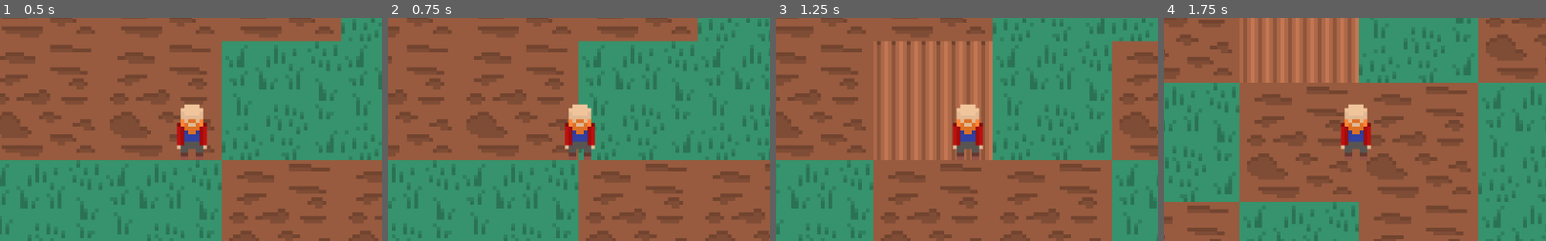
Above: before the commit, frames 1-4 (left to right).
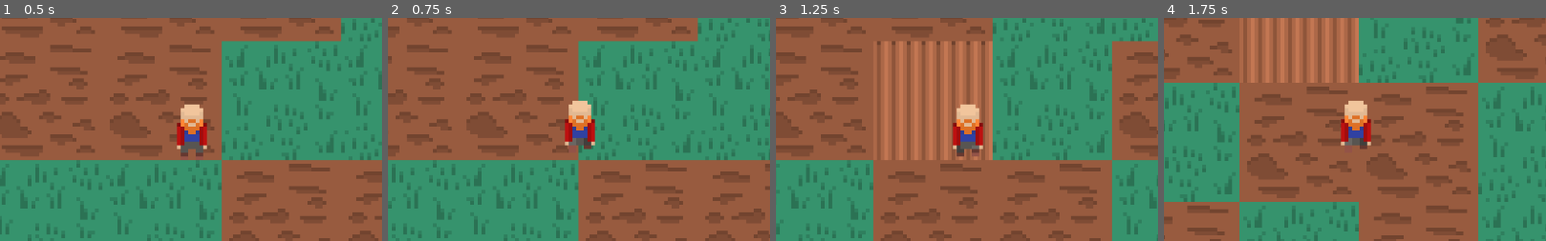
Above: after the commit, the same moments.

Repository: Umut-Umut/Godot-plant_flower
Game: Godot game, scene res://world.tscn
The game is run twice, just before and just after one commit, with the same random seed, the same clock (stepped at 60 frames per second) and the same inputs.
Inputs:
- Up to frame 1 (0.5 s): no input
- Up to frame 2 (0.75 s): tap Enter at 0.5 s; hold Right (ui_right) from 0.53 s (still down)
- Up to frame 3 (1.25 s): keep holding Right (ui_right); tap Space (ui_select) at 0.77 s
- Up to frame 4 (1.75 s): release Right (ui_right) at 1.28 s; hold Down (ui_down) from 1.28 s (still down); tap Space (ui_select) at 1.52 s
The pictures show only the part of the screen within x 25-75%, y 25-75%; the shares and areas given below are measured in that part.

Frame 1 is identical in both runs. In frame 2, 0.9% of the frame differs, in the area x 46-55%, y 37-64%; in frame 3, 0.1%; in frame 4, 0.9%.

Commit message:
Add Animation

Diff:
--- a/player.gd
+++ b/player.gd
@@ -36,7 +36,10 @@
 
 
 func animation_manager():
-	pass
+	print(vel)
+	if (vel.x > 10 or vel.x < -10) or (vel.y > 10 or vel.y < -10):
+		$Sprite.play("walk")
+	else:	$Sprite.play("idle")
 
 
 func _on_foot_body_entered(body):
--- a/player.tscn
+++ b/player.tscn
@@ -1,7 +1,49 @@
-[gd_scene load_steps=4 format=2]
+[gd_scene load_steps=13 format=2]
 
 [ext_resource path="res://images/player/16x16_character_topdown.png" type="Texture" id=1]
 [ext_resource path="res://player.gd" type="Script" id=2]
+[ext_resource path="res://images/player/16x16_character_topdown_walk.png" type="Texture" id=3]
+
+[sub_resource type="AtlasTexture" id=2]
+atlas = ExtResource( 3 )
+region = Rect2( 0, 0, 16, 16 )
+
+[sub_resource type="AtlasTexture" id=3]
+atlas = ExtResource( 3 )
+region = Rect2( 16, 0, 16, 16 )
+
+[sub_resource type="AtlasTexture" id=4]
+atlas = ExtResource( 3 )
+region = Rect2( 32, 0, 16, 16 )
+
+[sub_resource type="AtlasTexture" id=5]
+atlas = ExtResource( 3 )
+region = Rect2( 48, 0, 16, 16 )
+
+[sub_resource type="AtlasTexture" id=6]
+atlas = ExtResource( 3 )
+region = Rect2( 64, 0, 16, 16 )
+
+[sub_resource type="AtlasTexture" id=7]
+atlas = ExtResource( 3 )
+region = Rect2( 80, 0, 16, 16 )
+
+[sub_resource type="AtlasTexture" id=8]
+atlas = ExtResource( 3 )
+region = Rect2( 96, 0, 16, 16 )
+
+[sub_resource type="SpriteFrames" id=9]
+animations = [ {
+"frames": [ ExtResource( 1 ) ],
+"loop": false,
+"name": "idle",
+"speed": 5.0
+}, {
+"frames": [ SubResource( 2 ), SubResource( 3 ), SubResource( 4 ), SubResource( 5 ), SubResource( 6 ), SubResource( 7 ), SubResource( 8 ) ],
+"loop": true,
+"name": "walk",
+"speed": 7.0
+} ]
 
 [sub_resource type="RectangleShape2D" id=1]
 extents = Vector2( 0.0129724, 0.00145292 )
@@ -10,8 +52,9 @@
 z_index = 1
 script = ExtResource( 2 )
 
-[node name="Sprite" type="Sprite" parent="."]
-texture = ExtResource( 1 )
+[node name="Sprite" type="AnimatedSprite" parent="."]
+frames = SubResource( 9 )
+animation = "walk"
 
 [node name="foot" type="Area2D" parent="."]
 collision_layer = 2
Binary file added: images/player/16x16_character_topdown_walk.png
Not shown, added: images/player/16x16_character_topdown_walk.png.import
Not shown, changed: export/farm.exe
Not shown, changed: export/farm.x86_64
